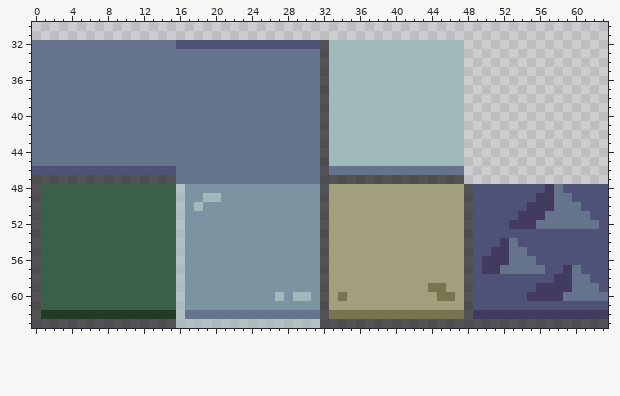
Two versions of one pixel-art file, Prototypes/Block Colony/Assets/Sprites/UISprites.aseprite. The first picture shows the starting point.
64x64 pixels, 1 frame. Shown: x 0..63, y 30..63.
After:
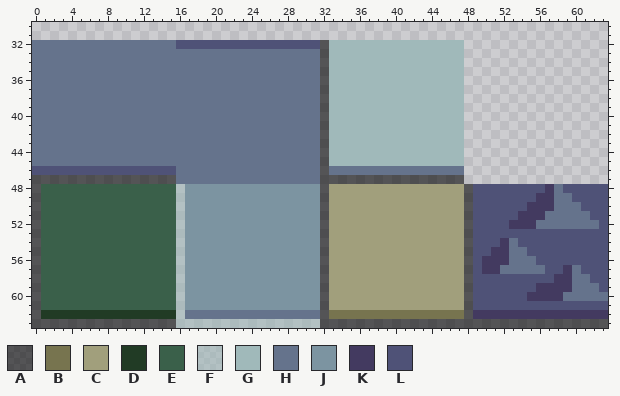
Palette (. is transparent): A #00000096  B #77744f  C #a19f7c  D #213b25  E #3a604a  F #a0b9ba96  G #a0b9ba  H #65738c  J #7c94a1  K #433a60  L #4f5277
Diff:
--- layer "Layer 1"
@@ x 16..22 @@
 48 FJJJJJJ
-49 FJJGGJJ
-50 FJGJJJJ
+49 FJJJJJJ
+50 FJJJJJJ
 51 FJJJJJJ
@@ x 25..48 @@
 58 JJJJJJJACCCCCCCCCCCCCCCA
-59 JJJJJJJACCCCCCCCCCCBBCCA
-60 JJGJGGJACBCCCCCCCCCCBBCA
+59 JJJJJJJACCCCCCCCCCCCCCCA
+60 JJJJJJJACCCCCCCCCCCCCCCA
 61 JJJJJJJACCCCCCCCCCCCCCCA
Changed places in both pictures, as pixel boxes (x1, y1, x2, y2):
changed: (194, 193, 221, 211)
changed: (428, 283, 455, 301)
changed: (275, 292, 347, 301)
